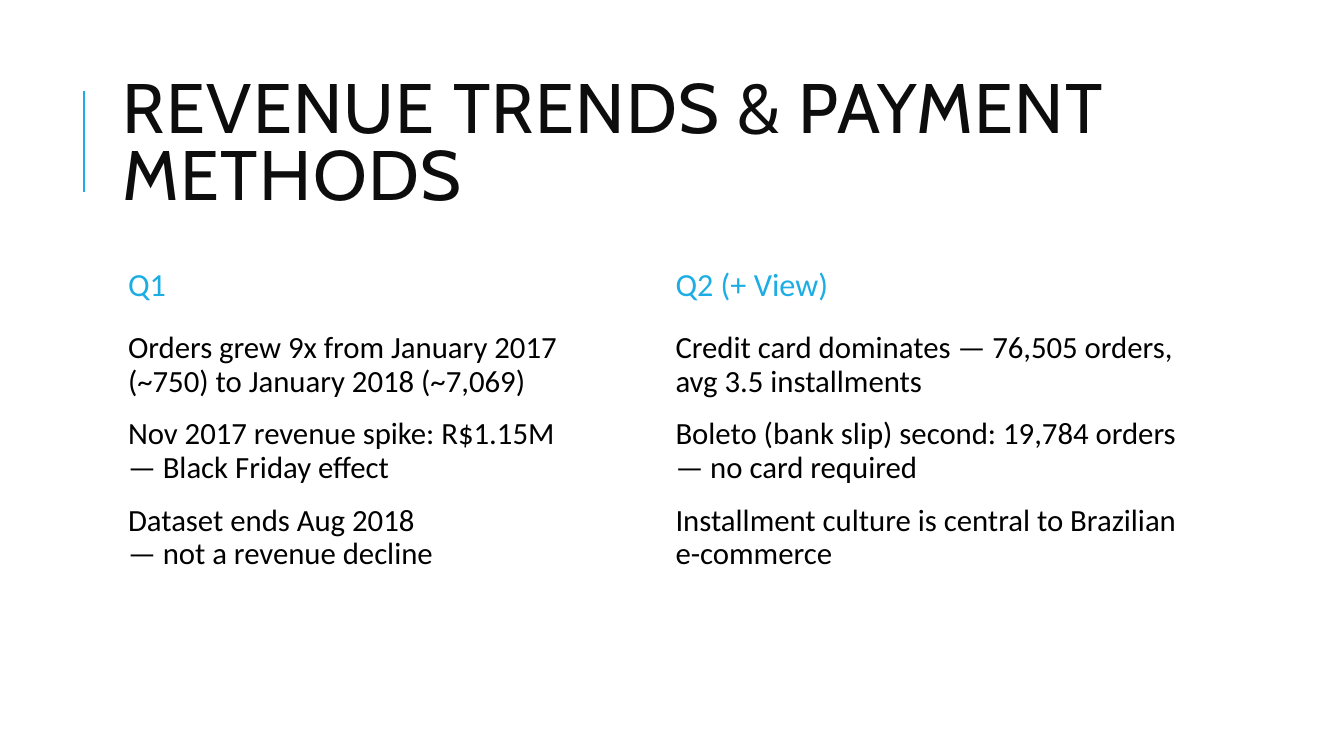
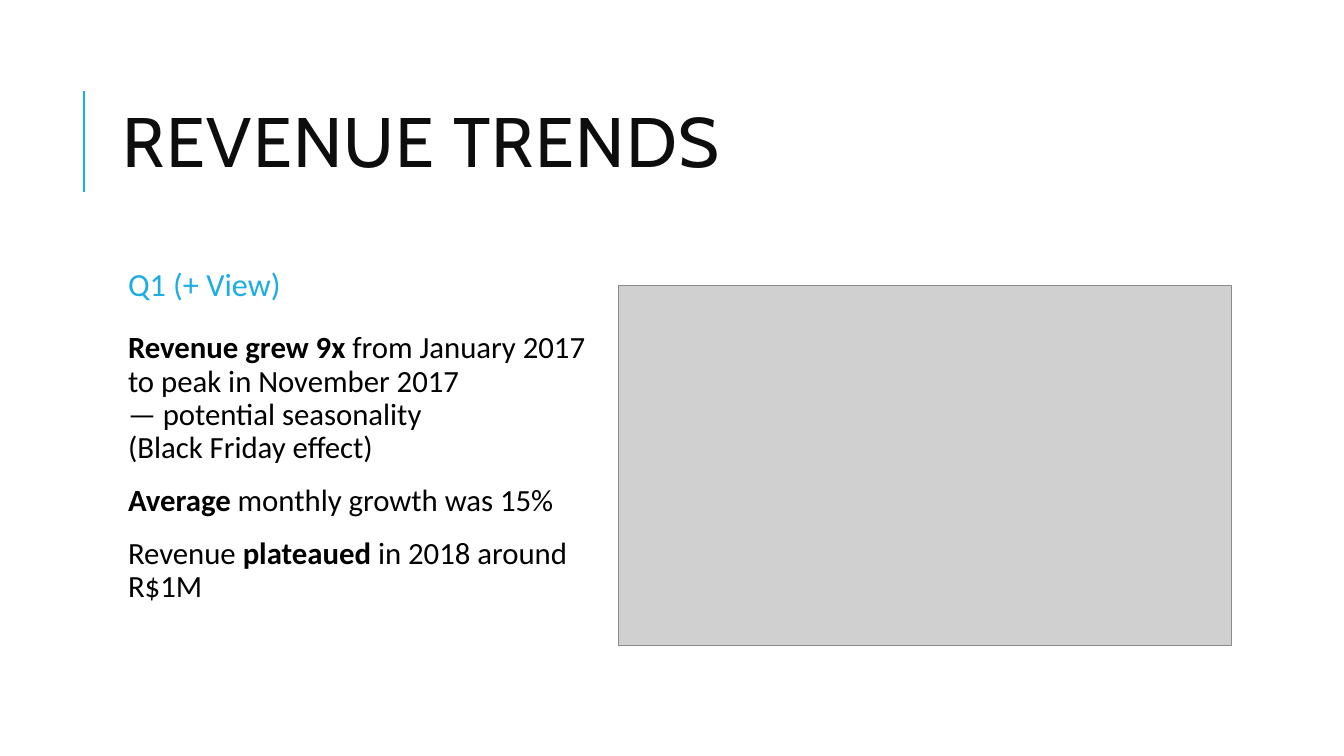
Before and after one commit to jan-zika/olist-db, a slide deck: slide 6 of presentation/Olist E-Commerce Analysis.pptx (slide 5 before the commit). Drawn at 1344x756 pixels with LibreOffice and Linux fonts; fonts in the diff are those of the drawing; grey boxes stand for pictures. Boxes give left, top, right and bottom in pixels: in the first picture for what was removed or moved away, otherwise in the second. Text is boxed around its words. In the diff, an @@ line names an element or a change of style, - is before the commit and + after.

```diff
--- a/presentation/Olist E-Commerce Analysis.pptx
+++ b/presentation/Olist E-Commerce Analysis.pptx
@@ title at (123,117,719,168): text changed @@
-REVENUE TRENDS & PAYMENT METHODS
+REVENUE TRENDS
@@ text at (128,272,280,301): text changed @@
-Q1
+Q1 (+ View)
@@ picture added at (619,285,1231,645) @@
@@ text removed at (676,272,828,301) @@
-Q2 (+ View)
@@ text at (128,337,585,601): text changed @@
-  Orders grew 9x from January 2017 (~750) to January 2018 (~7,069)
-  Nov 2017 revenue spike: R$1.15M
-  — Black Friday effect
-  Dataset ends Aug 2018
-  — not a revenue decline
+  Revenue grew 9x from January 2017
+  to peak in November 2017
+  — potential seasonality
+  (Black Friday effect)
+  Average monthly growth was 15%
+  Revenue plateaued in 2018 around R$1M
@@ text removed at (676,336,1176,565) @@
-  Credit card dominates — 76,505 orders, avg 3.5 installments
-  Boleto (bank slip) second: 19,784 orders — no card required
-  Installment culture is central to Brazilian e-commerce
```
Also in this commit, not shown: 2 other slides changed, 3 slides added, 1 other file.
